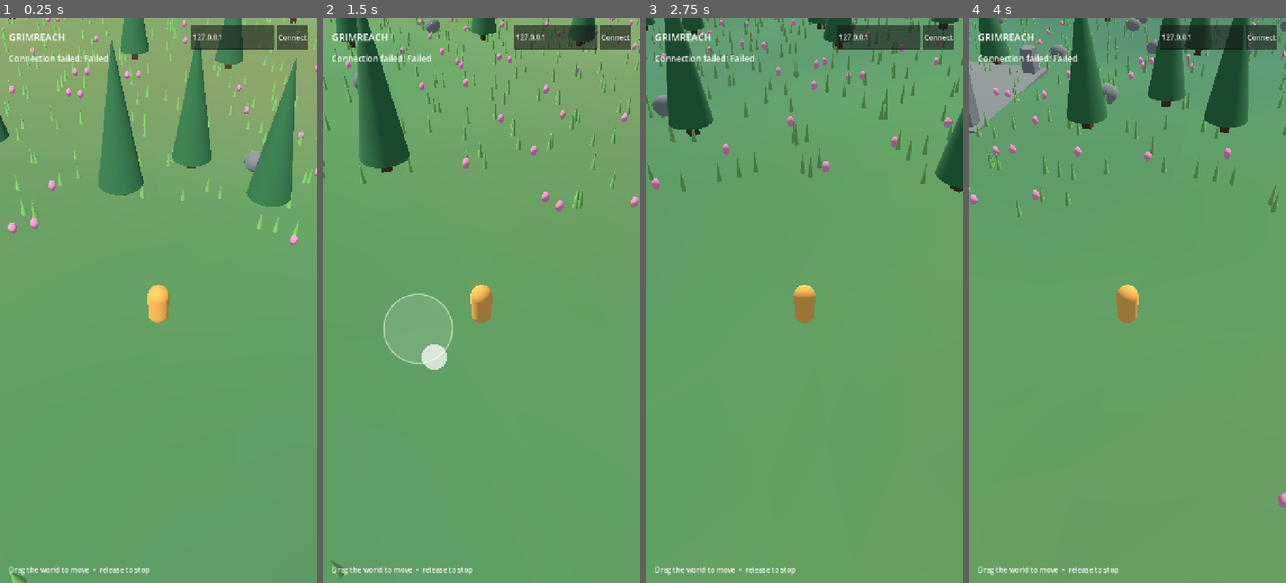
Above: before the commit, frames 1-4 (left to right).
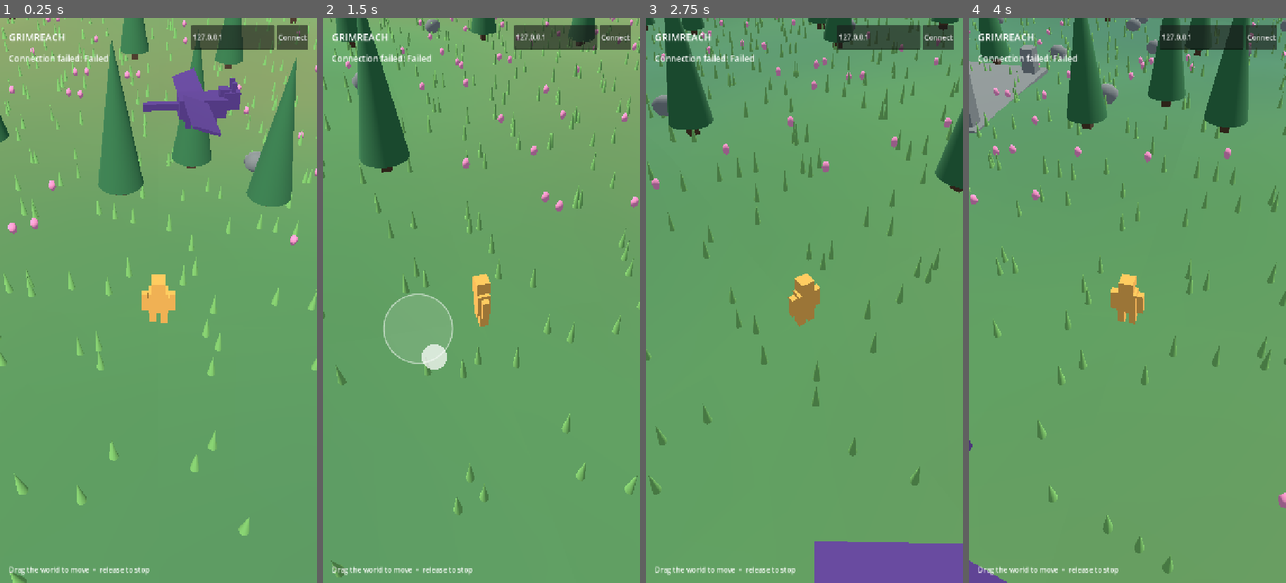
Above: after the commit, the same moments.

Repository: mozrin/grimreach
Game: Godot game, scene res://main.tscn
The game is run twice, just before and just after one commit, with the same random seed, the same clock (stepped at 60 frames per second) and the same inputs.
Inputs (mouse positions are in pixels of both pictures, inside the frame that each line leads up to):
- Up to frame 1 (0.25 s): no input
- Up to frame 2 (1.5 s): move the mouse to (551, 272) at 0.52 s; hold D 0.53-1.25 s; hold Q 0.53-1.25 s; click (551, 272) at 0.67 s; drag from (418, 328) to (465, 413) at 1.27 s
- Up to frame 3 (2.75 s): move the mouse to (836, 176) at 2.02 s; hold D from 2.03 s (still down); hold Q from 2.03 s (still down)
- Up to frame 4 (4 s): release D at 2.75 s; release Q at 2.75 s; drag from (1111, 413) to (1032, 215) at 2.77 s; move the mouse to (1222, 385) at 3.52 s; hold A from 3.53 s (still down); hold Q from 3.53 s (still down)

The runs differ from the first frame. In frame 1, 3.2% of the frame differs, in the area x 0-100%, y 8-92%; in frame 2, 1.2%; in frame 3, 4.8%, in the area x 0-100%, y 27-100%; in frame 4, 1.7%.

Commit message:
Animate explorer and dragons in the world (#11)
* feat(world): animate explorer and flying dragons

Add a walking explorer rig and deterministic animated dragons to streamed regions. Include a focused wing-motion smoke check and update world documentation.

* feat(world): frame dragon and ground detail at spawn

Place the first dragon within the starting camera view and keep light grass cover around the safe spawn area.

Diff:
--- a/client/main.gd
+++ b/client/main.gd
@@ -13,6 +13,7 @@
 var avatars := {}
 var camera_yaw := 0.0
 var input_elapsed := 0.0
+var animation_elapsed := 0.0
 var move_touch_index := -1
 var move_touch_origin := Vector2.ZERO
 var move_touch_offset := Vector2.ZERO
@@ -33,7 +34,9 @@
 
 
 func _process(delta: float) -> void:
+	animation_elapsed += delta
 	_poll_connection()
+	_animate_avatars()
 	if Input.is_key_pressed(KEY_Q):
 		camera_yaw += delta * 1.8
 	if Input.is_key_pressed(KEY_E):
@@ -138,6 +141,10 @@
 				var avatar: Node3D = avatars[id]
 				var x := float(item.get("x", 0.0))
 				var z := float(item.get("z", 0.0))
+				var travel := Vector2(x - avatar.position.x, z - avatar.position.z)
+				avatar.set_meta("walking", travel.length() > 0.02)
+				if travel.length() > 0.02:
+					avatar.rotation.y = atan2(travel.x, travel.y)
 				avatar.position = Vector3(x, terrain.height_at(x, z), z)
 			for id in avatars.keys():
 				if not seen.has(id):
@@ -207,17 +214,36 @@
 	var avatar := Node3D.new()
 	avatar.name = id
 	add_child(avatar)
-	var body := MeshInstance3D.new()
-	var capsule := CapsuleMesh.new()
-	capsule.radius = 0.38
-	capsule.height = 1.6
-	body.mesh = capsule
 	var material := StandardMaterial3D.new()
 	material.albedo_color = color
-	body.material_override = material
-	body.position.y = 0.8
-	avatar.add_child(body)
+	_add_avatar_part(avatar, "torso", Vector3(0.7, 0.9, 0.42), Vector3(0, 1.05, 0), material)
+	_add_avatar_part(avatar, "head", Vector3(0.48, 0.48, 0.48), Vector3(0, 1.75, 0), material)
+	_add_avatar_part(avatar, "left_arm", Vector3(0.22, 0.78, 0.25), Vector3(-0.48, 1.0, 0), material)
+	_add_avatar_part(avatar, "right_arm", Vector3(0.22, 0.78, 0.25), Vector3(0.48, 1.0, 0), material)
+	_add_avatar_part(avatar, "left_leg", Vector3(0.25, 0.8, 0.3), Vector3(-0.2, 0.4, 0), material)
+	_add_avatar_part(avatar, "right_leg", Vector3(0.25, 0.8, 0.3), Vector3(0.2, 0.4, 0), material)
 	avatars[id] = avatar
+
+
+func _add_avatar_part(avatar: Node3D, part_name: String, size: Vector3, placement: Vector3, material: Material) -> void:
+	var part := MeshInstance3D.new()
+	part.name = part_name
+	var mesh := BoxMesh.new()
+	mesh.size = size
+	part.mesh = mesh
+	part.material_override = material
+	part.position = placement
+	avatar.add_child(part)
+
+
+func _animate_avatars() -> void:
+	for avatar: Node3D in avatars.values():
+		var stride := sin(animation_elapsed * 11.0) * 0.55 if avatar.get_meta("walking", false) else 0.0
+		avatar.get_node("left_leg").rotation.x = stride
+		avatar.get_node("right_leg").rotation.x = -stride
+		avatar.get_node("left_arm").rotation.x = -stride
+		avatar.get_node("right_arm").rotation.x = stride
+		avatar.get_node("torso").position.y = 1.05 + abs(sin(animation_elapsed * 11.0)) * 0.06 if avatar.get_meta("walking", false) else 1.05
 
 
 func _build_interface() -> void:
--- /dev/null
+++ b/client/tests/world_life_smoke.gd
@@ -0,0 +1,22 @@
+extends SceneTree
+
+const TERRAIN_SCRIPT = preload("res://world/terrain.gd")
+
+
+func _initialize() -> void:
+	var terrain = TERRAIN_SCRIPT.new()
+	root.add_child(terrain)
+	await process_frame
+	if terrain.dragons.is_empty():
+		push_error("The starting region needs a visible dragon")
+		quit(1)
+		return
+	var wing: Node3D = terrain.dragons[0].get_node("left_wing")
+	var initial_angle := wing.rotation.z
+	await create_timer(0.2).timeout
+	if absf(wing.rotation.z - initial_angle) < 0.01:
+		push_error("Dragon wing did not animate")
+		quit(1)
+		return
+	print("World life smoke test passed")
+	quit()
--- a/client/world/terrain.gd
+++ b/client/world/terrain.gd
@@ -15,6 +15,9 @@
 var stone_material := StandardMaterial3D.new()
 var flower_material := StandardMaterial3D.new()
 var grass_material := StandardMaterial3D.new()
+var dragon_material := StandardMaterial3D.new()
+var dragons: Array[Node3D] = []
+var wing_time := 0.0
 
 
 func _ready() -> void:
@@ -31,7 +34,21 @@
 	stone_material.albedo_color = Color(0.48, 0.50, 0.48)
 	flower_material.albedo_color = Color(0.92, 0.54, 0.69)
 	grass_material.albedo_color = Color(0.45, 0.70, 0.35)
+	dragon_material.albedo_color = Color(0.32, 0.21, 0.48)
 	update_around(Vector3.ZERO)
+
+
+func _process(delta: float) -> void:
+	wing_time += delta
+	for index in range(dragons.size() - 1, -1, -1):
+		var dragon := dragons[index]
+		if not is_instance_valid(dragon) or dragon.is_queued_for_deletion():
+			dragons.remove_at(index)
+			continue
+		dragon.position.y = dragon.get_meta("flight_height") + sin(wing_time * 1.6) * 0.45
+		dragon.get_node("left_wing").rotation.z = sin(wing_time * 4.0) * 0.38
+		dragon.get_node("right_wing").rotation.z = -sin(wing_time * 4.0) * 0.38
+		dragon.rotation.y += delta * 0.35
 
 
 func height_at(x: float, z: float) -> float:
@@ -97,8 +114,6 @@
 			var grid_z := key.y * 12 + cell_z
 			var x := grid_x * 4.0 + 2.0
 			var z := grid_z * 4.0 + 2.0
-			if Vector2(x, z).length() < 7.0:
-				continue
 			var place := Vector3(x, height_at(x, z), z)
 			var tree_limit := 7 + _hash(floori(float(grid_x) / 24.0), floori(float(grid_z) / 24.0), 7) % 9
 			var choice := _hash(grid_x, grid_z, 11) % 100
@@ -108,6 +123,8 @@
 				var tuft_x := x + shift_x
 				var tuft_z := z + shift_z
 				grass.append(Transform3D(Basis().scaled(Vector3(0.35, 0.65, 0.35)), Vector3(tuft_x, height_at(tuft_x, tuft_z) + 0.32, tuft_z)))
+			if Vector2(x, z).length() < 7.0:
+				continue
 			if choice < tree_limit:
 				trunks.append(Transform3D(Basis().scaled(Vector3(0.55, 3.0, 0.55)), place + Vector3(0, 1.5, 0)))
 				leaves.append(Transform3D(Basis().scaled(Vector3(2.4, 3.4, 2.4)), place + Vector3(0, 4.1, 0)))
@@ -125,6 +142,8 @@
 	_add_instances(root, _cone_mesh(), grass_material, grass)
 	if key == Vector2i.ZERO or (posmod(key.x, 7) == 0 and posmod(key.y, 7) == 0):
 		_add_ruin(root, key)
+	if key == Vector2i(0, -1) or (_hash(key.x, key.y, 91) % 31 == 0):
+		_add_dragon(root, key)
 
 
 func _hash(x: int, z: int, salt: int) -> int:
@@ -192,6 +211,42 @@
 		root.add_child(block)
 
 
+func _add_dragon(root: Node3D, key: Vector2i) -> void:
+	var x := key.x * CHUNK_SIZE + (2.0 if key == Vector2i(0, -1) else 14.0)
+	var z := key.y * CHUNK_SIZE + (38.0 if key == Vector2i(0, -1) else 30.0)
+	var dragon := Node3D.new()
+	dragon.name = "dragon"
+	dragon.position = Vector3(x, height_at(x, z) + 5.0, z)
+	dragon.set_meta("flight_height", dragon.position.y)
+	root.add_child(dragon)
+	_add_dragon_part(dragon, "body", Vector3(2.2, 0.8, 1.2), Vector3.ZERO)
+	_add_dragon_part(dragon, "head", Vector3(0.75, 0.75, 0.8), Vector3(1.35, 0.25, 0))
+	_add_dragon_part(dragon, "tail", Vector3(1.8, 0.3, 0.3), Vector3(-1.85, 0, 0))
+	_add_dragon_part(dragon, "neck", Vector3(0.45, 0.75, 0.5), Vector3(1.0, 0.35, 0))
+	for side in [-1, 1]:
+		_add_dragon_part(dragon, "horn", Vector3(0.2, 0.55, 0.2), Vector3(1.4, 0.75, side * 0.25))
+		_add_dragon_part(dragon, "claw", Vector3(0.25, 0.65, 0.25), Vector3(0.55, -0.55, side * 0.42))
+		_add_dragon_part(dragon, "claw", Vector3(0.25, 0.65, 0.25), Vector3(-0.65, -0.55, side * 0.42))
+	for side in [-1, 1]:
+		var wing := Node3D.new()
+		wing.name = "left_wing" if side < 0 else "right_wing"
+		wing.position = Vector3(0, 0.3, side * 0.6)
+		dragon.add_child(wing)
+		_add_dragon_part(wing, "membrane", Vector3(1.2, 0.12, 3.2), Vector3(-0.4, 0, side * 1.55))
+	dragons.append(dragon)
+
+
+func _add_dragon_part(parent: Node3D, part_name: String, dimensions: Vector3, placement: Vector3) -> void:
+	var part := MeshInstance3D.new()
+	part.name = part_name
+	var mesh := BoxMesh.new()
+	mesh.size = dimensions
+	part.mesh = mesh
+	part.material_override = dragon_material
+	part.position = placement
+	parent.add_child(part)
+
+
 func _add_vertex(surface: SurfaceTool, point: Vector3) -> void:
 	var climate_value := climate.get_noise_2d(point.x, point.z)
 	var wet := Color(0.20, 0.39, 0.37)
Not shown, added: client/tests/world_life_smoke.gd.uid
